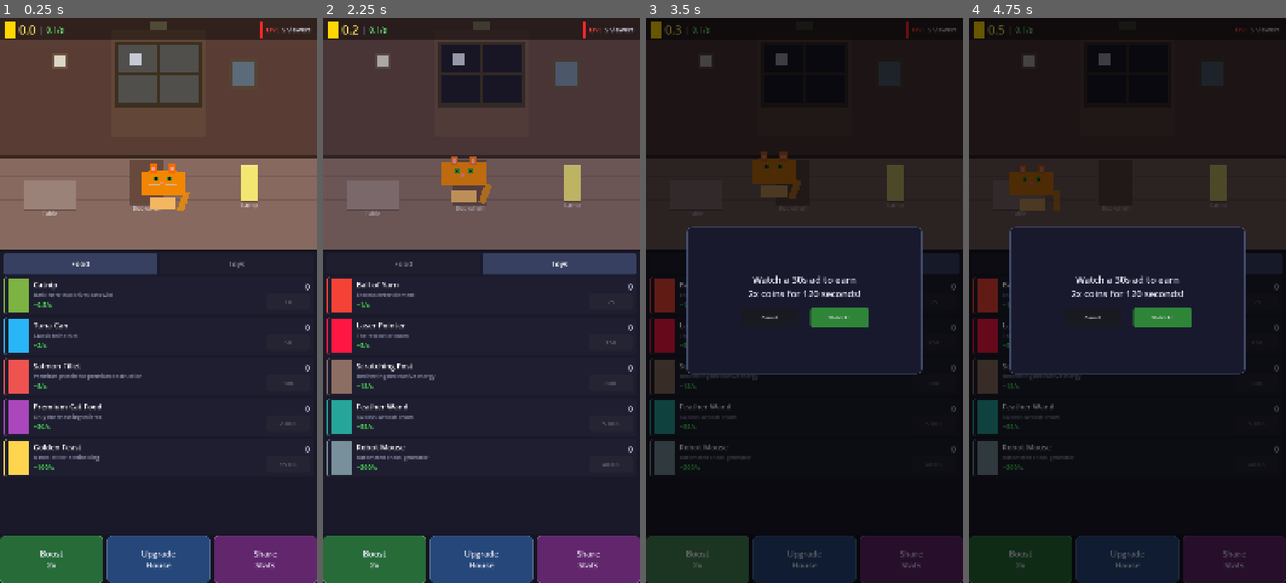
Above: before the commit, frames 1-4 (left to right).
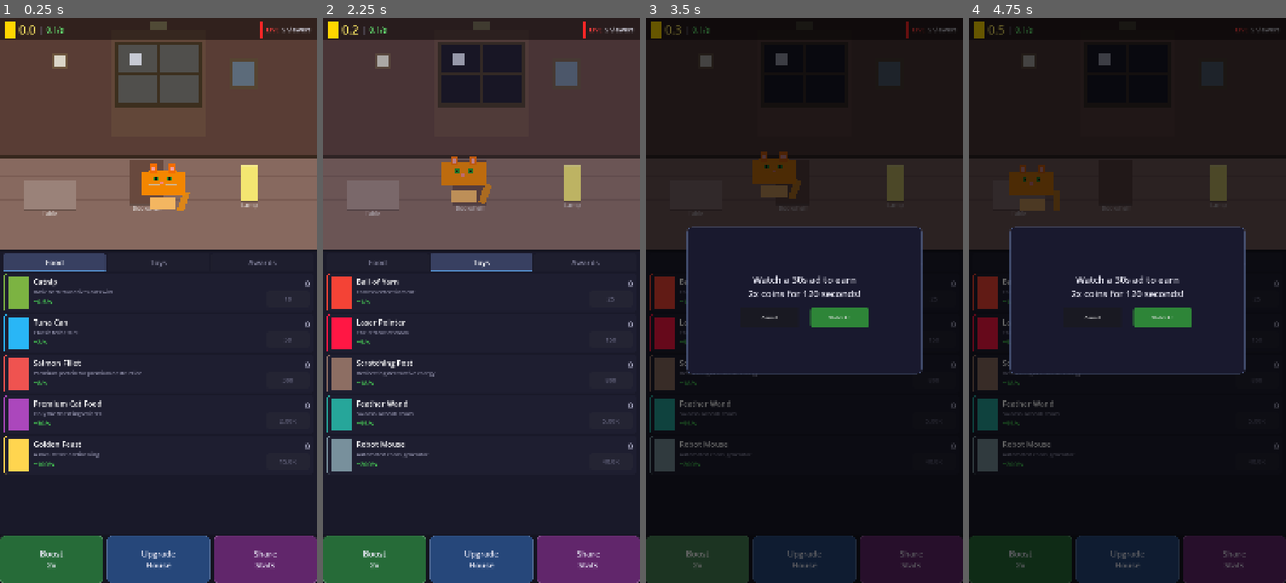
Above: after the commit, the same moments.

Repository: liuchangchangchang/cat-tuber
Game: Godot game, scene res://src/scenes/main_game.tscn
Two runs of this game, one before a commit and one after it. Both use one fixed random seed, a clock stepped at 60 frames per second and the inputs below.
Inputs (mouse positions are in pixels of both pictures, inside the frame that each line leads up to):
- Up to frame 1 (0.25 s): no input
- Up to frame 2 (2.25 s): click (586, 260) at 0.5 s, where only the run after the commit has a clickable "Awards"; click "Food" at 1.25 s; click "Toys" at 2 s
- Up to frame 3 (3.5 s): click "Boost 2x" at 2.75 s
- Up to frame 4 (4.75 s): click "Upgrade House" at 3.5 s; click "Share Stats" at 4.25 s

The runs differ from the first frame. In frame 1, 3.4% of the frame differs, in the area x 1-98%, y 41-82%; in frame 2, 4.4%, in the area x 1-99%, y 41-82%; in frame 3, 1.1%; in frame 4, 1.1%.

Commit message:
Add achievements system with 13 achievements and progress tracking
Achievements tab in shop panel with progress bars and coin rewards.
Tracks total earned, food/toy counts, CPS milestones, and house upgrades.
Popup congratulates player on completion. State persists via save system.

Co-Authored-By: Claude Opus 4.6 (1M context) <noreply@anthropic.com>

Diff:
--- /dev/null
+++ b/data/achievements.json
@@ -0,0 +1,17 @@
+{
+    "achievements": [
+        {"id": "first_coins", "name": "First Earnings", "desc": "Earn 100 coins total", "type": "earned", "target": 100, "reward": 50},
+        {"id": "food_5", "name": "Cat Feeder", "desc": "Buy 5 food items", "type": "food_count", "target": 5, "reward": 100},
+        {"id": "toy_5", "name": "Playful Owner", "desc": "Buy 5 toy items", "type": "toy_count", "target": 5, "reward": 100},
+        {"id": "earned_1k", "name": "Hundredaire", "desc": "Earn 1,000 coins total", "type": "earned", "target": 1000, "reward": 200},
+        {"id": "cps_10", "name": "Income Stream", "desc": "Reach 10 coins/sec", "type": "cps", "target": 10, "reward": 500},
+        {"id": "food_20", "name": "Cat Gourmet", "desc": "Buy 20 food items", "type": "food_count", "target": 20, "reward": 500},
+        {"id": "toy_20", "name": "Toy Hoarder", "desc": "Buy 20 toy items", "type": "toy_count", "target": 20, "reward": 500},
+        {"id": "earned_10k", "name": "Thousandaire", "desc": "Earn 10,000 coins total", "type": "earned", "target": 10000, "reward": 1000},
+        {"id": "cps_50", "name": "Money Machine", "desc": "Reach 50 coins/sec", "type": "cps", "target": 50, "reward": 2000},
+        {"id": "new_house", "name": "Moving Up", "desc": "Upgrade to a new house", "type": "house_index", "target": 1, "reward": 5000},
+        {"id": "food_50", "name": "Master Chef", "desc": "Buy 50 food items", "type": "food_count", "target": 50, "reward": 3000},
+        {"id": "earned_1m", "name": "Millionaire", "desc": "Earn 1,000,000 coins total", "type": "earned", "target": 1000000, "reward": 50000},
+        {"id": "cps_500", "name": "Tycoon", "desc": "Reach 500 coins/sec", "type": "cps", "target": 500, "reward": 100000}
+    ]
+}
--- a/project.godot
+++ b/project.godot
@@ -21,6 +21,7 @@
 [autoload]
 
 GameManager="*res://src/autoload/game_manager.gd"
+AchievementManager="*res://src/autoload/achievement_manager.gd"
 SaveManager="*res://src/autoload/save_manager.gd"
 
 [display]
--- /dev/null
+++ b/src/autoload/achievement_manager.gd
@@ -0,0 +1,84 @@
+extends Node
+
+signal achievement_completed(achievement_id: String)
+
+var _achievements: Array = []
+var _completed: Dictionary = {}
+var _notified: Dictionary = {}
+var _check_timer: float = 0.0
+
+
+func _ready() -> void:
+	var file := FileAccess.open("res://data/achievements.json", FileAccess.READ)
+	if file:
+		var json := JSON.new()
+		json.parse(file.get_as_text())
+		_achievements = json.data.get("achievements", [])
+
+	GameManager.item_purchased.connect(func(_c, _i, _n): _check_all())
+	GameManager.house_upgraded.connect(func(_h, _m): _check_all())
+
+
+func _process(delta: float) -> void:
+	_check_timer += delta
+	if _check_timer >= 2.0:
+		_check_timer = 0.0
+		_check_all()
+
+
+func _check_all() -> void:
+	for ach in _achievements:
+		if _completed.get(ach.id, false):
+			continue
+		var progress := get_progress(ach)
+		if progress >= ach.target:
+			_completed[ach.id] = true
+			if not _notified.get(ach.id, false):
+				_notified[ach.id] = true
+				GameManager.coins += ach.reward
+				GameManager.total_earned_all_time += ach.reward
+				GameManager.currency_changed.emit(GameManager.coins, GameManager.coins_per_second)
+				achievement_completed.emit(ach.id)
+
+
+func get_progress(ach: Dictionary) -> float:
+	match ach.type:
+		"earned":
+			return GameManager.total_earned_all_time
+		"food_count":
+			return GameManager.get_total_food_count()
+		"toy_count":
+			return GameManager.get_total_toy_count()
+		"cps":
+			return GameManager.coins_per_second
+		"house_index":
+			return GameManager.get_current_house_index()
+	return 0.0
+
+
+func get_achievements() -> Array:
+	return _achievements
+
+
+func is_completed(id: String) -> bool:
+	return _completed.get(id, false)
+
+
+func get_completed_count() -> int:
+	var count := 0
+	for v in _completed.values():
+		if v:
+			count += 1
+	return count
+
+
+func get_save_data() -> Dictionary:
+	return {
+		"completed": _completed.duplicate(),
+		"notified": _notified.duplicate(),
+	}
+
+
+func load_save_data(data: Dictionary) -> void:
+	_completed = data.get("completed", {})
+	_notified = data.get("notified", {})
--- a/src/autoload/save_manager.gd
+++ b/src/autoload/save_manager.gd
@@ -25,6 +25,7 @@
 
 func save_game() -> void:
 	var data := GameManager.get_save_data()
+	data["achievements"] = AchievementManager.get_save_data()
 	var json_string := JSON.stringify(data, "  ")
 	var file := FileAccess.open(SAVE_PATH, FileAccess.WRITE)
 	if file:
@@ -46,6 +47,8 @@
 	var current_time := Time.get_unix_time_from_system()
 	var elapsed := current_time - saved_time
 	GameManager.load_save_data(data)
+	if data.has("achievements"):
+		AchievementManager.load_save_data(data.achievements)
 	if elapsed > 1.0 and GameManager.coins_per_second > 0:
 		var balance := GameManager.get_balance()
 		var offline_coins := OfflineEarnings.calculate(
--- /dev/null
+++ b/src/scenes/achievement_popup.gd
@@ -0,0 +1,45 @@
+extends Control
+
+@onready var panel: PanelContainer = $Panel
+@onready var name_label: Label = %AchNameLabel
+@onready var desc_label: Label = %AchDescLabel
+@onready var reward_label: Label = %AchRewardLabel
+@onready var close_button: Button = %CloseButton
+
+var _ach_id: String = ""
+
+
+func setup(ach_id: String) -> void:
+	_ach_id = ach_id
+
+
+func _ready() -> void:
+	_style_popup()
+	close_button.pressed.connect(queue_free)
+	if _ach_id != "":
+		_populate()
+
+
+func _populate() -> void:
+	for ach in AchievementManager.get_achievements():
+		if ach.id == _ach_id:
+			name_label.text = ach.name
+			desc_label.text = ach.desc
+			reward_label.text = "+" + BigNumber.format(ach.reward) + " coins!"
+			return
+
+
+func _style_popup() -> void:
+	var s := StyleBoxFlat.new()
+	s.bg_color = Color(0.08, 0.12, 0.08, 1)
+	s.set_border_width_all(2)
+	s.border_color = Color(0.3, 0.6, 0.3, 1)
+	s.set_corner_radius_all(16)
+	s.set_content_margin_all(28)
+	panel.add_theme_stylebox_override("panel", s)
+	panel.pivot_offset = panel.size / 2
+	panel.scale = Vector2(0.85, 0.85)
+	panel.modulate.a = 0.0
+	var tween := create_tween()
+	tween.tween_property(panel, "scale", Vector2.ONE, 0.25).set_ease(Tween.EASE_OUT).set_trans(Tween.TRANS_BACK)
+	tween.parallel().tween_property(panel, "modulate:a", 1.0, 0.15)
--- /dev/null
+++ b/src/scenes/achievement_popup.tscn
@@ -0,0 +1,73 @@
+[gd_scene load_steps=2 format=3]
+
+[ext_resource type="Script" path="res://src/scenes/achievement_popup.gd" id="1_a"]
+
+[node name="AchievementPopup" type="Control"]
+layout_mode = 3
+anchors_preset = 15
+anchor_right = 1.0
+anchor_bottom = 1.0
+grow_horizontal = 2
+grow_vertical = 2
+script = ExtResource("1_a")
+
+[node name="Overlay" type="ColorRect" parent="."]
+layout_mode = 1
+anchors_preset = 15
+anchor_right = 1.0
+anchor_bottom = 1.0
+grow_horizontal = 2
+grow_vertical = 2
+color = Color(0, 0, 0, 0.6)
+
+[node name="Panel" type="PanelContainer" parent="."]
+layout_mode = 1
+anchors_preset = 8
+anchor_left = 0.5
+anchor_top = 0.5
+anchor_right = 0.5
+anchor_bottom = 0.5
+offset_left = -380.0
+offset_top = -200.0
+offset_right = 380.0
+offset_bottom = 200.0
+grow_horizontal = 2
+grow_vertical = 2
+
+[node name="VBox" type="VBoxContainer" parent="Panel"]
+layout_mode = 2
+theme_override_constants/separation = 20
+alignment = 1
+
+[node name="Title" type="Label" parent="Panel/VBox"]
+layout_mode = 2
+theme_override_colors/font_color = Color(1, 0.85, 0.3, 1)
+theme_override_font_sizes/font_size = 36
+horizontal_alignment = 1
+text = "Achievement Unlocked!"
+
+[node name="AchNameLabel" type="Label" parent="Panel/VBox"]
+unique_name_in_owner = true
+layout_mode = 2
+theme_override_font_sizes/font_size = 30
+horizontal_alignment = 1
+
+[node name="AchDescLabel" type="Label" parent="Panel/VBox"]
+unique_name_in_owner = true
+layout_mode = 2
+theme_override_colors/font_color = Color(0.7, 0.7, 0.75, 1)
+theme_override_font_sizes/font_size = 24
+horizontal_alignment = 1
+
+[node name="AchRewardLabel" type="Label" parent="Panel/VBox"]
+unique_name_in_owner = true
+layout_mode = 2
+theme_override_colors/font_color = Color(0.4, 0.95, 0.4, 1)
+theme_override_font_sizes/font_size = 34
+horizontal_alignment = 1
+
+[node name="CloseButton" type="Button" parent="Panel/VBox"]
+unique_name_in_owner = true
+layout_mode = 2
+custom_minimum_size = Vector2(0, 60)
+text = "Awesome!"
--- a/src/scenes/main_game.gd
+++ b/src/scenes/main_game.gd
@@ -1 +1,16 @@
 extends Control
+
+const AchievementPopupScene := preload("res://src/scenes/achievement_popup.tscn")
+
+
+func _ready() -> void:
+	AchievementManager.achievement_completed.connect(_on_achievement_completed)
+
+
+func _on_achievement_completed(ach_id: String) -> void:
+	# Small delay so the reward coins are already added
+	get_tree().create_timer(0.3).timeout.connect(func():
+		var popup: Control = AchievementPopupScene.instantiate()
+		get_tree().root.add_child(popup)
+		popup.setup(ach_id)
+	)
--- a/src/scenes/shop_panel.gd
+++ b/src/scenes/shop_panel.gd
@@ -1,13 +1,17 @@
 extends PanelContainer
 
 const ShopItemScene := preload("res://src/ui/shop_item_button.tscn")
+const AchievementItemScene := preload("res://src/ui/achievement_item.tscn")
 
 @onready var food_tab_btn: Button = %FoodTabBtn
 @onready var toy_tab_btn: Button = %ToyTabBtn
+@onready var ach_tab_btn: Button = %AchTabBtn
 @onready var food_scroll: ScrollContainer = %FoodScroll
 @onready var toy_scroll: ScrollContainer = %ToyScroll
+@onready var ach_scroll: ScrollContainer = %AchScroll
 @onready var food_list: VBoxContainer = %FoodList
 @onready var toy_list: VBoxContainer = %ToyList
+@onready var ach_list: VBoxContainer = %AchList
 
 var _active_tab: int = 0
 var _tab_active_style: StyleBoxFlat
@@ -15,7 +19,6 @@
 
 
 func _ready() -> void:
-	# Create tab styles
 	_tab_active_style = StyleBoxFlat.new()
 	_tab_active_style.bg_color = Color(0.22, 0.25, 0.38, 1)
 	_tab_active_style.border_width_bottom = 3
@@ -34,9 +37,11 @@
 
 	food_tab_btn.pressed.connect(func(): _switch_tab(0))
 	toy_tab_btn.pressed.connect(func(): _switch_tab(1))
+	ach_tab_btn.pressed.connect(func(): _switch_tab(2))
 	_populate_items()
 	_switch_tab(0)
 	GameManager.house_upgraded.connect(_on_house_upgraded)
+	AchievementManager.achievement_completed.connect(func(_id): _populate_achievements())
 
 
 func _populate_items() -> void:
@@ -50,14 +55,27 @@
 		var btn: PanelContainer = ShopItemScene.instantiate()
 		toy_list.add_child(btn)
 		btn.setup(item, "toy")
+	_populate_achievements()
+
+
+func _populate_achievements() -> void:
+	_clear_list(ach_list)
+	for ach in AchievementManager.get_achievements():
+		var item: PanelContainer = AchievementItemScene.instantiate()
+		ach_list.add_child(item)
+		item.setup(ach)
 
 
 func _switch_tab(tab_idx: int) -> void:
 	_active_tab = tab_idx
 	food_scroll.visible = tab_idx == 0
 	toy_scroll.visible = tab_idx == 1
+	ach_scroll.visible = tab_idx == 2
 	_apply_tab_style(food_tab_btn, tab_idx == 0)
 	_apply_tab_style(toy_tab_btn, tab_idx == 1)
+	_apply_tab_style(ach_tab_btn, tab_idx == 2)
+	if tab_idx == 2:
+		_populate_achievements()
 
 
 func _apply_tab_style(btn: Button, active: bool) -> void:
--- a/src/scenes/shop_panel.tscn
+++ b/src/scenes/shop_panel.tscn
@@ -14,21 +14,28 @@
 
 [node name="TabBar" type="HBoxContainer" parent="VBox"]
 layout_mode = 2
-theme_override_constants/separation = 8
+theme_override_constants/separation = 6
 
 [node name="FoodTabBtn" type="Button" parent="VBox/TabBar"]
 unique_name_in_owner = true
 layout_mode = 2
 size_flags_horizontal = 3
-custom_minimum_size = Vector2(0, 70)
+custom_minimum_size = Vector2(0, 60)
 text = "Food"
 
 [node name="ToyTabBtn" type="Button" parent="VBox/TabBar"]
 unique_name_in_owner = true
 layout_mode = 2
 size_flags_horizontal = 3
-custom_minimum_size = Vector2(0, 70)
+custom_minimum_size = Vector2(0, 60)
 text = "Toys"
+
+[node name="AchTabBtn" type="Button" parent="VBox/TabBar"]
+unique_name_in_owner = true
+layout_mode = 2
+size_flags_horizontal = 3
+custom_minimum_size = Vector2(0, 60)
+text = "Awards"
 
 [node name="FoodScroll" type="ScrollContainer" parent="VBox"]
 unique_name_in_owner = true
@@ -54,3 +61,16 @@
 layout_mode = 2
 size_flags_horizontal = 3
 theme_override_constants/separation = 8
+
+[node name="AchScroll" type="ScrollContainer" parent="VBox"]
+unique_name_in_owner = true
+layout_mode = 2
+size_flags_vertical = 3
+visible = false
+horizontal_scroll_mode = 0
+
+[node name="AchList" type="VBoxContainer" parent="VBox/AchScroll"]
+unique_name_in_owner = true
+layout_mode = 2
+size_flags_horizontal = 3
+theme_override_constants/separation = 8
--- /dev/null
+++ b/src/ui/achievement_item.gd
@@ -0,0 +1,54 @@
+extends PanelContainer
+
+var _ach_data: Dictionary = {}
+
+@onready var name_label: Label = %AchName
+@onready var desc_label: Label = %AchDesc
+@onready var progress_bar: ProgressBar = %AchProgress
+@onready var progress_label: Label = %AchProgressLabel
+@onready var reward_label: Label = %AchReward
+@onready var check_label: Label = %AchCheck
+
+
+func setup(data: Dictionary) -> void:
+	_ach_data = data
+
+
+func _ready() -> void:
+	if not _ach_data.is_empty():
+		_refresh()
+
+
+func _refresh() -> void:
+	name_label.text = _ach_data.name
+	desc_label.text = _ach_data.desc
+	reward_label.text = "+" + BigNumber.format(_ach_data.reward)
+
+	var completed := AchievementManager.is_completed(_ach_data.id)
+	var progress := AchievementManager.get_progress(_ach_data)
+	var target: float = _ach_data.target
+	progress_bar.max_value = target
+	progress_bar.value = minf(progress, target)
+	progress_label.text = BigNumber.format(minf(progress, target)) + "/" + BigNumber.format(target)
+
+	if completed:
+		check_label.text = "DONE"
+		check_label.add_theme_color_override("font_color", Color(0.3, 0.9, 0.35))
+		reward_label.add_theme_color_override("font_color", Color(0.5, 0.5, 0.55))
+		modulate = Color(0.7, 0.7, 0.7, 1)
+	else:
+		check_label.text = ""
+		reward_label.add_theme_color_override("font_color", Color(1, 0.85, 0.3))
+
+	# Card style
+	var accent := Color(0.4, 0.7, 1.0) if not completed else Color(0.3, 0.5, 0.3)
+	var card := StyleBoxFlat.new()
+	card.bg_color = Color(0.12, 0.12, 0.19, 1)
+	card.border_width_left = 5
+	card.border_color = accent
+	card.set_corner_radius_all(10)
+	card.content_margin_left = 16.0
+	card.content_margin_right = 12.0
+	card.content_margin_top = 10.0
+	card.content_margin_bottom = 10.0
+	add_theme_stylebox_override("panel", card)
--- /dev/null
+++ b/src/ui/achievement_item.tscn
@@ -0,0 +1,66 @@
+[gd_scene load_steps=2 format=3]
+
+[ext_resource type="Script" path="res://src/ui/achievement_item.gd" id="1_a"]
+
+[node name="AchievementItem" type="PanelContainer"]
+custom_minimum_size = Vector2(0, 120)
+script = ExtResource("1_a")
+
+[node name="HBox" type="HBoxContainer" parent="."]
+layout_mode = 2
+theme_override_constants/separation = 12
+
+[node name="Info" type="VBoxContainer" parent="HBox"]
+layout_mode = 2
+size_flags_horizontal = 3
+
+[node name="TopRow" type="HBoxContainer" parent="HBox/Info"]
+layout_mode = 2
+
+[node name="AchName" type="Label" parent="HBox/Info/TopRow"]
+unique_name_in_owner = true
+layout_mode = 2
+size_flags_horizontal = 3
+theme_override_font_sizes/font_size = 24
+text = "Achievement"
+
+[node name="AchCheck" type="Label" parent="HBox/Info/TopRow"]
+unique_name_in_owner = true
+layout_mode = 2
+theme_override_font_sizes/font_size = 20
+
+[node name="AchDesc" type="Label" parent="HBox/Info"]
+unique_name_in_owner = true
+layout_mode = 2
+theme_override_colors/font_color = Color(0.55, 0.55, 0.65, 1)
+theme_override_font_sizes/font_size = 18
+text = "Description"
+
+[node name="BarRow" type="HBoxContainer" parent="HBox/Info"]
+layout_mode = 2
+theme_override_constants/separation = 8
+
+[node name="AchProgress" type="ProgressBar" parent="HBox/Info/BarRow"]
+unique_name_in_owner = true
+layout_mode = 2
+size_flags_horizontal = 3
+custom_minimum_size = Vector2(0, 24)
+show_percentage = false
+
+[node name="AchProgressLabel" type="Label" parent="HBox/Info/BarRow"]
+unique_name_in_owner = true
+layout_mode = 2
+theme_override_font_sizes/font_size = 18
+text = "0/10"
+
+[node name="Right" type="VBoxContainer" parent="HBox"]
+layout_mode = 2
+alignment = 1
+
+[node name="AchReward" type="Label" parent="HBox/Right"]
+unique_name_in_owner = true
+layout_mode = 2
+theme_override_colors/font_color = Color(1, 0.85, 0.3, 1)
+theme_override_font_sizes/font_size = 22
+horizontal_alignment = 2
+text = "+100"
Not shown, added: src/autoload/achievement_manager.gd.uid
Not shown, added: src/scenes/achievement_popup.gd.uid
Not shown, added: src/systems/day_cycle.gd.uid
Not shown, added: src/ui/achievement_item.gd.uid
